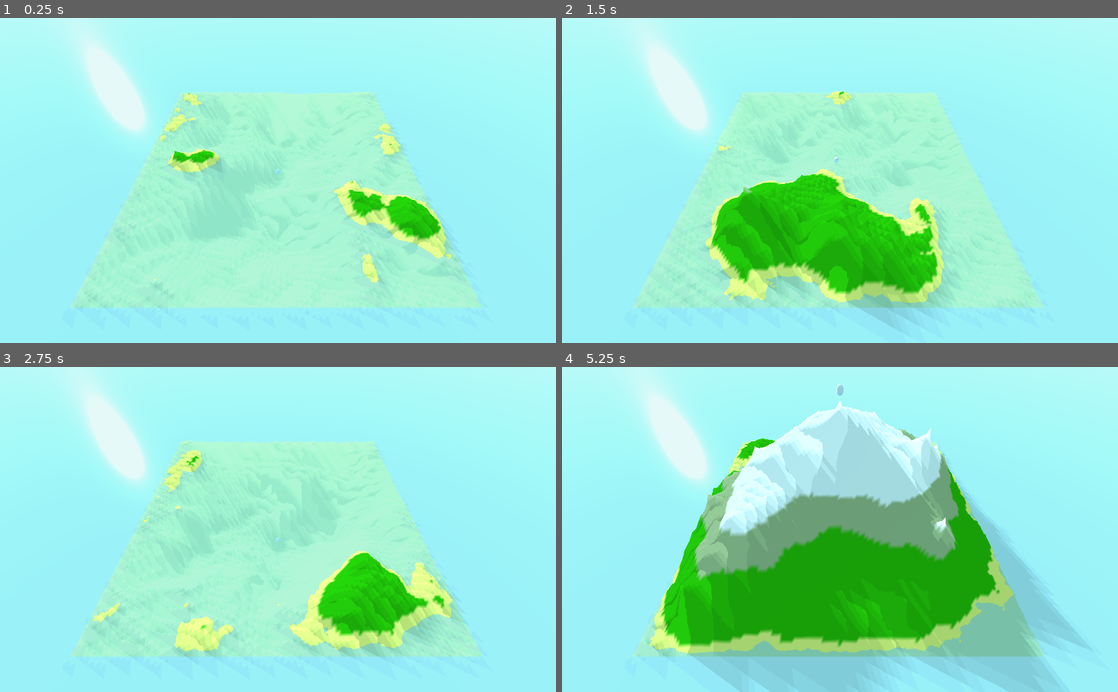
Above: before the commit, frames 1-4 (two rows, left to right).
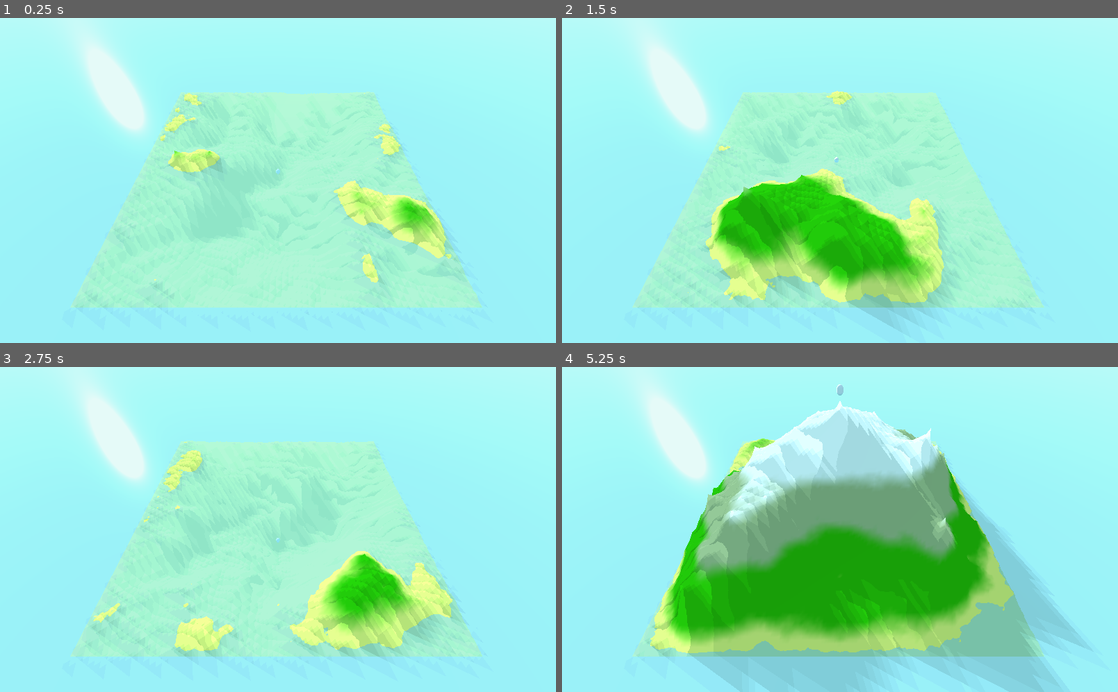
Above: after the commit, the same moments.

Repository: ckaindel/island-generator
Game: Godot game, scene res://Main.tscn
Two runs of this game, one before a commit and one after it. Both use one fixed random seed, a clock stepped at 60 frames per second and the inputs below.
Inputs:
- Up to frame 1 (0.25 s): no input
- Up to frame 2 (1.5 s): tap Enter at 0.5 s; hold Right (ui_right) 0.53-1.28 s; hold Space (ui_select) 0.53-1.28 s; hold Down (ui_down) from 1.28 s (still down); tap J at 1.35 s
- Up to frame 3 (2.75 s): tap Space (ui_select) at 1.52, 1.55, 1.82, 2.3 s; release Down (ui_down) at 2.03 s; hold Right (ui_right) from 2.03 s (still down); hold P from 2.03 s (still down)
- Up to frame 4 (5.25 s): tap Enter at 2.75 s; release Right (ui_right) at 2.78 s; release P at 2.78 s; hold Up (ui_up) 2.78-3.53 s; tap Space (ui_select) at 2.85, 3.02, 3.32, 3.77, 3.8, 4.07, 4.52, 4.55, 4.82 s; hold J 3.53-4.28 s; hold Left (ui_left) 3.53-5.03 s; tap P at 4.35 s; hold Down (ui_down) from 5.03 s (still down); hold Space (ui_select) from 5.03 s (still down)

The runs differ from the first frame. In frame 1, 1.5% of the frame differs, in the area x 31-80%, y 23-69%; in frame 2, 4.1%; in frame 3, 2.1%; in frame 4, 8.6%, in the area x 17-79%, y 17-87%.

Commit message:
Update Terrain.gd
Vertex colors are now derived from a gradient.

Diff:
--- a/Terrain.gd
+++ b/Terrain.gd
@@ -25,6 +25,12 @@
 var UVs = PoolVector2Array()
 var normals = PoolVector3Array()
 
+var height_gradient = Gradient.new() #color gradient for texturing based on height
+var sand = Color(0.96,0.92,0.47)
+var rock = Color(0.62,0.69,0.50)
+var grass = Color(0.13,0.69,0.02)
+var snow = Color(0.95,0.95,0.95)
+
 onready var player = $Player
 onready var egocam = $Player/Egocam
 onready var camera = $Camera
@@ -38,6 +44,16 @@
 
 	width = size
 	height = size
+
+	#creating the color gradient
+	height_gradient.set_color(0, sand)
+	height_gradient.remove_point(1)
+	height_gradient.add_point(3, sand)
+	height_gradient.add_point(7, grass)
+	height_gradient.add_point(16, grass)
+	height_gradient.add_point(19, rock)
+	height_gradient.add_point(27, rock)
+	height_gradient.add_point(30, snow)
 
 	camerastart = Vector3(size/2, size/2+size/8, size/8)
 	camera.set_translation(camerastart)
@@ -90,22 +106,12 @@
 	st.begin(Mesh.PRIMITIVE_TRIANGLES)
 	st.set_material(load("res://terrain_material.tres"))
 
-	for v in vertices.size(): #vertex color for different elevations
+	for v in vertices.size(): #assign color to vertices according to height
 		var heightcolor
-		var sandheight = 3
-		var grassheight = 17
-		var rockheight = 25
-		var sand = Color(0.96,0.92,0.47)
-		var rock = Color(0.62,0.69,0.50)
-		var grass = Color(0.13,0.69,0.02)
-		var snow = Color(0.95,0.95,0.95)
-
-		if vertices[v].y <= sandheight:
-			heightcolor = sand
-		elif vertices[v].y > sandheight && vertices[v].y <= grassheight:
-			heightcolor = grass
-		elif vertices[v].y > grassheight && vertices[v].y <= rockheight:
-			heightcolor = rock
+		if vertices[v].y <= 0:
+			heightcolor = height_gradient.get_color(0)
+		elif vertices[v].y > 0 && vertices[v].y < 50:
+			heightcolor = height_gradient.interpolate(vertices[v].y)
 		else:
 			heightcolor = snow
 		st.add_color(heightcolor)
